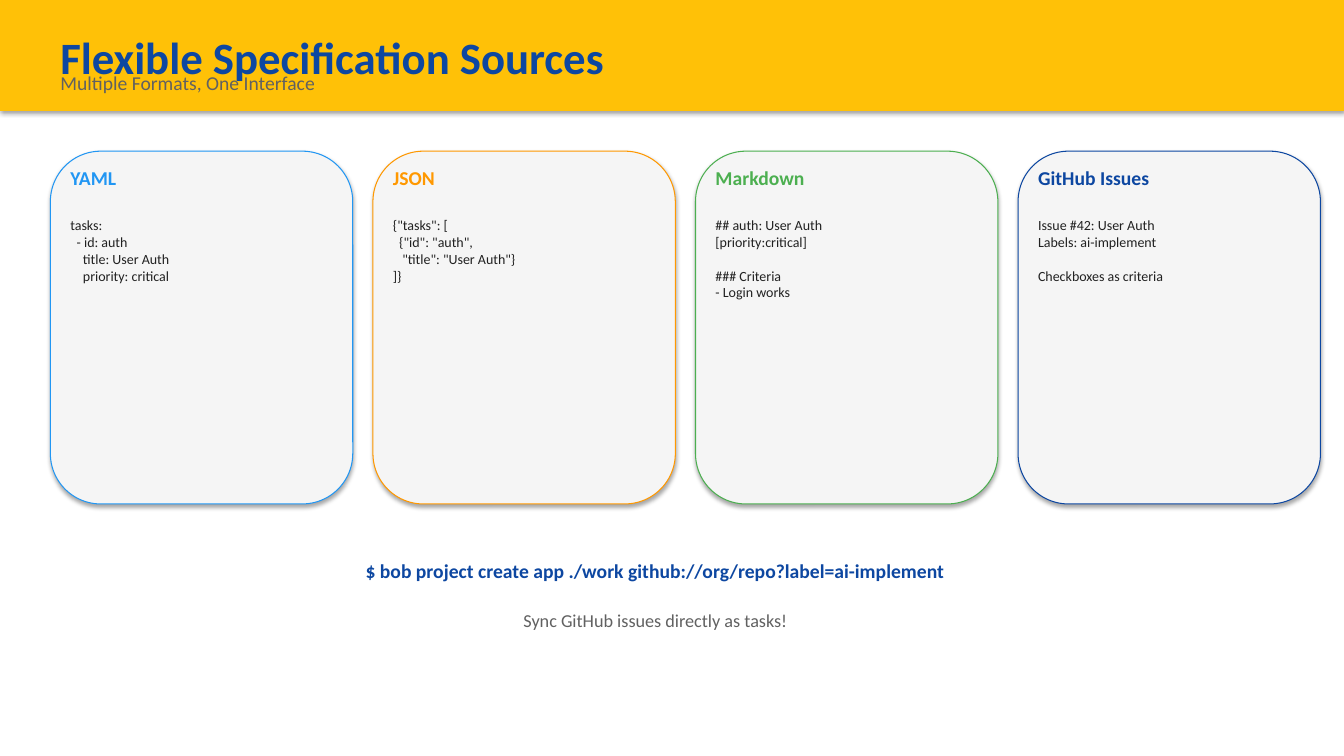
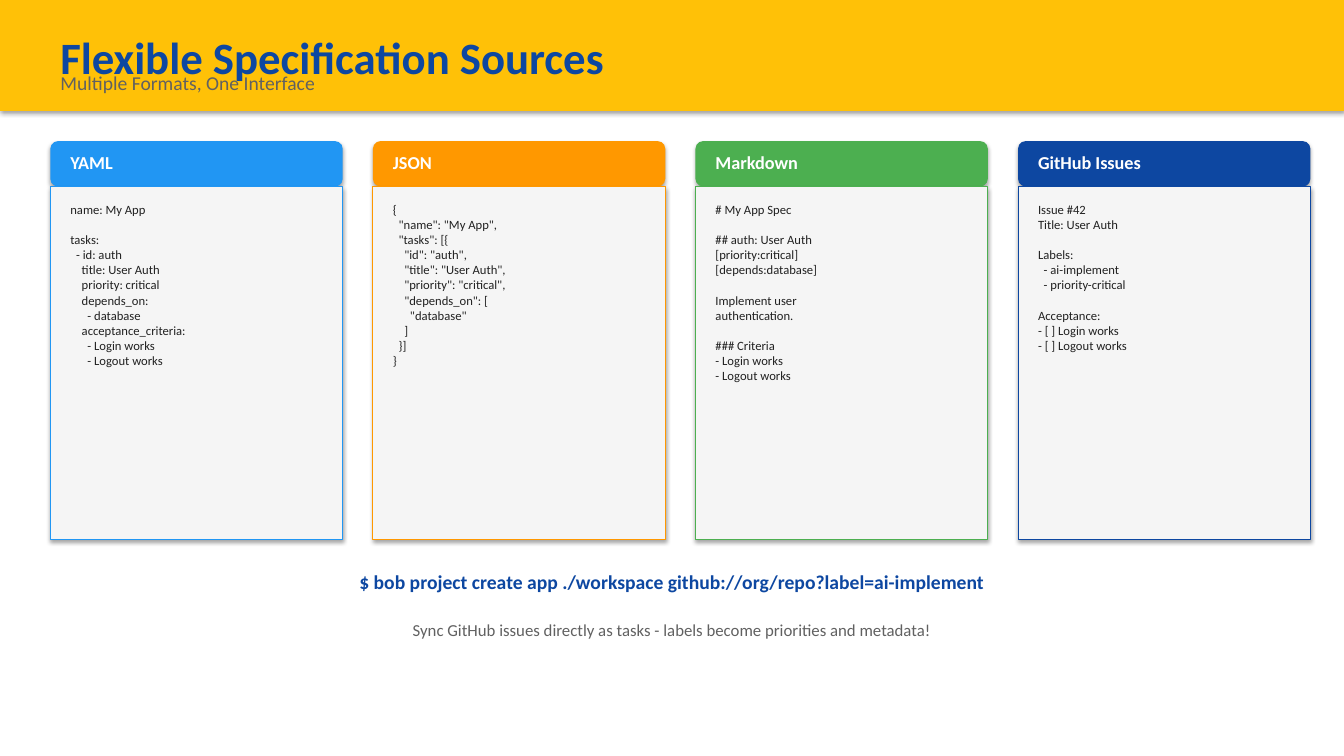
Before and after one commit to yye00/bob, a slide deck: slide 11 of docs/BOB_Presentation.pptx. Drawn at 1344x756 pixels with LibreOffice and Linux fonts; fonts in the diff are those of the drawing. Boxes give left, top, right and bottom in pixels: in the first picture for what was removed or moved away, otherwise in the second. Text is boxed around its words. In the diff, an @@ line names an element or a change of style, - is before the commit and + after.

Commit message:
Fix slides 4, 5, 11: better layout, larger text, more content in spec examples

```diff
--- a/docs/BOB_Presentation.pptx
+++ b/docs/BOB_Presentation.pptx
@@ rounded rectangle: place and size @@
-rounded rectangle at box(50, 151, 353, 504)
+rounded rectangle at box(50, 141, 343, 187)
@@ rounded rectangle at box(50, 141, 343, 187): fill #F5F5F5 to #2196F3; outline #2196F3 0.75 pt to none @@
@@ text "YAML": place and size @@
-text "YAML" at box(70, 172, 116, 185)
+text "YAML" at box(70, 157, 112, 169)
@@ text "YAML" at box(70, 157, 112, 169): size 14 to 13 pt, text colour #2196F3 to #FFFFFF @@
@@ rounded rectangle added at box(373, 141, 665, 187), fill #FF9800 @@
@@ text "JSON": place and size @@
-text "JSON" at box(393, 172, 435, 185)
+text "JSON" at box(393, 157, 432, 169)
@@ text "JSON" at box(393, 157, 432, 169): size 14 to 13 pt, text colour #FF9800 to #FFFFFF @@
@@ rounded rectangle added at box(696, 141, 988, 187), fill #4CAF50 @@
@@ text "Markdown": place and size @@
-text "Markdown" at box(715, 171, 804, 185)
+text "Markdown" at box(715, 156, 797, 169)
@@ text "Markdown" at box(715, 156, 797, 169): size 14 to 13 pt, text colour #4CAF50 to #FFFFFF @@
@@ rounded rectangle added at box(1018, 141, 1311, 187), fill #0D47A1 @@
@@ text "GitHub Issues": place and size @@
-text "GitHub Issues" at box(1038, 171, 1149, 185)
+text "GitHub Issues" at box(1038, 156, 1140, 169)
@@ text "GitHub Issues" at box(1038, 156, 1140, 169): size 14 to 13 pt, text colour #0D47A1 to #FFFFFF @@
@@ rounded rectangle removed at box(373, 151, 676, 504) @@
@@ rounded rectangle removed at box(696, 151, 998, 504) @@
@@ rounded rectangle removed at box(1018, 151, 1321, 504) @@
@@ rectangle added at box(50, 187, 343, 539), fill #F5F5F5, outline #2196F3 0.75 pt @@
@@ text at box(70, 206, 186, 367): text changed; size 10 to 9 pt @@
-tasks:
-- id: auth
-title: User Auth
-priority: critical
+name: My App
+tasks:
+- id: auth
+title: User Auth
+priority: critical
+depends_on:
+- database
+acceptance_criteria:
+- Login works
+- Logout works
@@ rectangle added at box(373, 187, 665, 539), fill #F5F5F5, outline #FF9800 0.75 pt @@
@@ rectangle added at box(696, 187, 988, 539), fill #F5F5F5, outline #4CAF50 0.75 pt @@
@@ text at box(715, 206, 817, 382): text changed; size 10 to 9 pt @@
-## auth: User Auth
-[priority:critical]
-### Criteria
-- Login works
+# My App Spec
+## auth: User Auth
+[priority:critical]
+[depends:database]
+Implement user
+authentication.
+### Criteria
+- Login works
+- Logout works
@@ rectangle added at box(1018, 187, 1311, 539), fill #F5F5F5, outline #0D47A1 0.75 pt @@
@@ text at box(1038, 205, 1127, 352): text changed; size 10 to 9 pt @@
-Issue #42: User Auth
-Labels: ai-implement
-Checkboxes as criteria
+Issue #42
+Title: User Auth
+Labels:
+- ai-implement
+- priority-critical
+Acceptance:
+- [ ] Login works
+- [ ] Logout works
@@ text at box(399, 220, 506, 320): text changed; size 10 to 9 pt @@
-{"tasks": [
-{"id": "auth",
-"title": "User Auth"}
-]}
+{
+"name": "My App",
+"tasks": [{
+"id": "auth",
+"title": "User Auth",
+"priority": "critical",
+"depends_on": [
+"database"
+]
+}]
+}
@@ text at box(374, 575, 984, 593): text changed @@
-$ bob project create app ./work github://org/repo?label=ai-implement
+$ bob project create app ./workspace github://org/repo?label=ai-implement
@@ text at box(413, 624, 931, 639): text changed; size 13 to 12 pt @@
-Sync GitHub issues directly as tasks!
+Sync GitHub issues directly as tasks - labels become priorities and metadata!
```
Also in this commit, not shown: 4 other slides changed.
